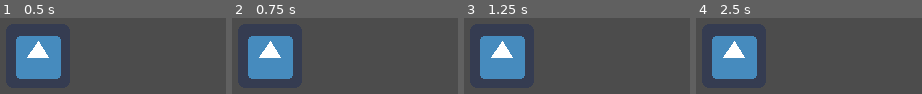
Above: before the commit, frames 1-4 (left to right).
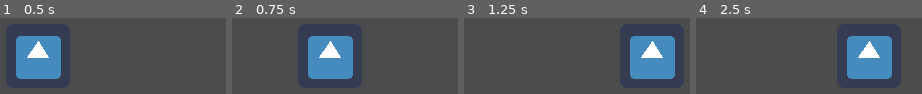
Above: after the commit, the same moments.

Repository: Jugendhackt/SWTU
Game: Godot game, scene res://scenes/PlasticLevel.tscn
Two runs of this game, one before a commit and one after it. Both use one fixed random seed, a clock stepped at 60 frames per second and the inputs below. This scene is started directly instead of the project's main scene. The engine's default icon, where the game draws it, is replaced by a stand-in: a white triangle on a blue panel in a dark square.
Inputs:
- Up to frame 1 (0.5 s): no input
- Up to frame 2 (0.75 s): tap Enter at 0.5 s; hold Right (ui_right) from 0.53 s (still down)
- Up to frame 3 (1.25 s): keep holding Right (ui_right)
- Up to frame 4 (2.5 s): release Right (ui_right) at 1.28 s; hold Left (ui_left) 1.28-2.03 s; hold Right (ui_right) from 2.03 s (still down)

Frame 1 is identical in both runs. In frame 2, 22% of the frame differs, in the area x 7-54%, y 23-81%; in frame 3, 22%; in frame 4, 22%.

Commit message:
added movement

Diff:
--- a/SWTU/scenes/Player.gd
+++ b/SWTU/scenes/Player.gd
@@ -1,30 +1,38 @@
 extends KinematicBody2D
-export var speed = 200
+export var speed = 300
 
 var windowSizeX = OS.get_real_window_size().x
 var windowSizeZ = OS.get_real_window_size().y
-var mState = 1
+var mState = 0
 
-var moving_left = 0
-var standing = 1
-var moving_right = 2
+var moving_left = -1
+var standing = 0
+var moving_right = 1
+var target = 1
 
 var rails = []
 
 func getInput():
-	var target = position.x
-	if(Input.is_action_pressed("ui_left")):
+	if Input.is_action_just_pressed("ui_left"):
 		mState = moving_left
-		for rail in rails:
-			if rail < position.x:
-				target = rail
-	if(Input.is_action_pressed("ui_right")):
+		if target > 0:
+			target -= 1
+	if Input.is_action_just_pressed("ui_right"):
 		mState = moving_right
-		for rail in rails:
-			if rail > position.x:
-				target = rail
-				break
+		if target < 2:
+			target += 1
 
 func _ready():
 	for i in range(get_parent().railcount):
 		rails.append(windowSizeX/3 * i + get_parent().offsetX)
+
+func _physics_process(delta):
+	getInput()
+
+	if(position.x <= rails[target] and mState == moving_left):
+		mState = standing
+	elif(position.x >= rails[target] and mState == moving_right):
+		mState = standing
+
+	var moveVector = Vector2(mState,0) * speed
+	move_and_collide(moveVector * delta)
